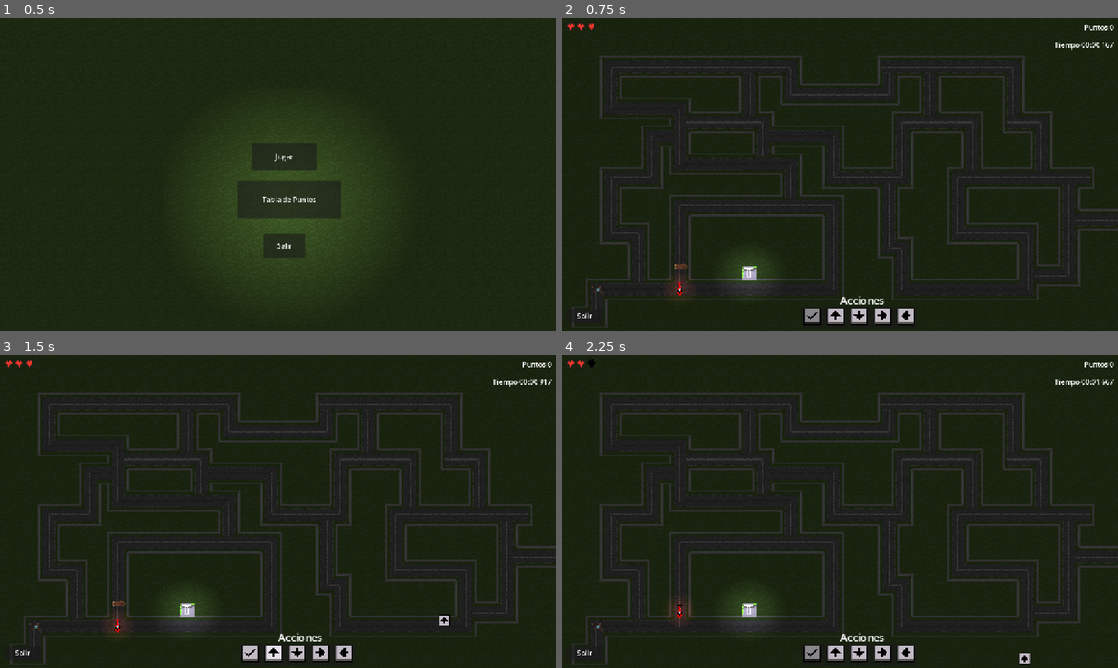
Above: before the commit, frames 1-4 (two rows, left to right).
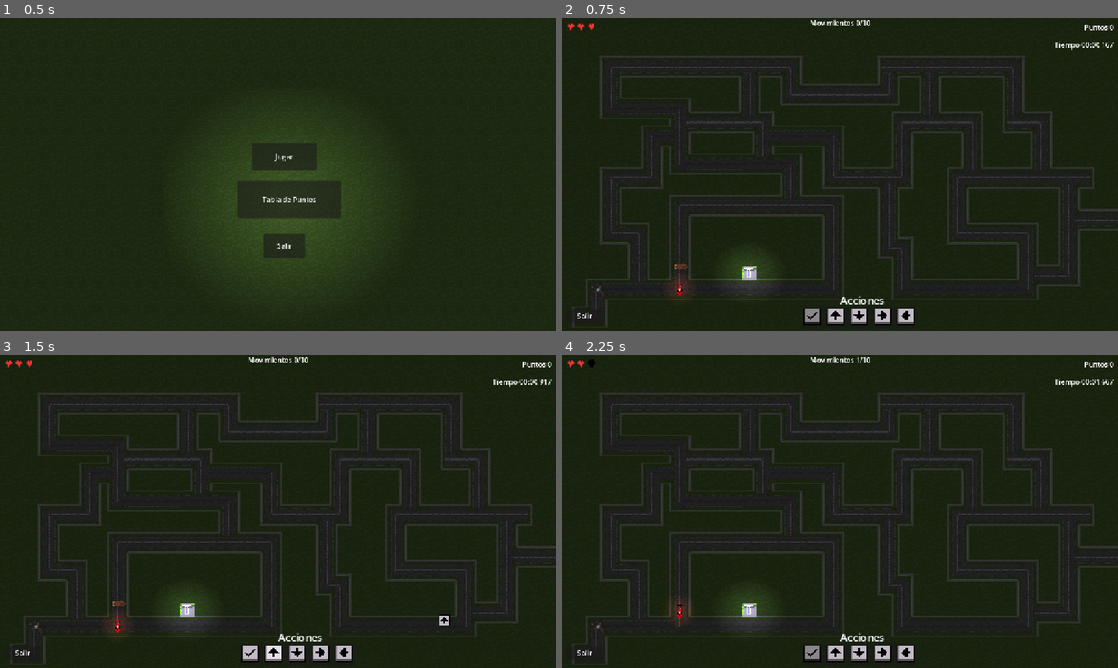
Above: after the commit, the same moments.

Repository: FedYou/expo-boom
Game: Godot game, scene res://Gui/main_screen.tscn
The game is run twice, just before and just after one commit, with the same random seed, the same clock (stepped at 60 frames per second) and the same inputs.
Inputs (mouse positions are in pixels of both pictures, inside the frame that each line leads up to):
- Up to frame 1 (0.5 s): no input
- Up to frame 2 (0.75 s): click "Jugar" at 0.5 s
- Up to frame 3 (1.5 s): click (272, 655) at 1.25 s
- Up to frame 4 (2.25 s): click (812, 655) at 2 s

Frame 1 is identical in both runs. In frame 2, 0.1% of the frame differs, in the area x 44-56%, y 0-3%; in frame 3, 0.1%; in frame 4, 0.2%, in the area x 44-85%, y 0-99%.

Commit message:
Añade sistema de movimietos maximos al player

Diff:
--- a/Businesses/gas_station.gd
+++ b/Businesses/gas_station.gd
@@ -2,6 +2,7 @@
 @onready var raycast: RayCast2D = $RayCast
 
 const POINTS = 50
+const MOVEMENTS = 20
 var was_visited := false
 
 func _physics_process(_delta: float) -> void:
@@ -18,4 +19,5 @@
 			was_visited = true
 			collider.must_wait=true
 
+	collider.add_movements(MOVEMENTS)
 	collider.add_points(POINTS)
--- a/Level/level.gd
+++ b/Level/level.gd
@@ -22,10 +22,17 @@
 	_update_healt_ui()
 	_update_score_ui()
 	_update_time_ui()
+	_update_movements_ui()
+
+	if PLAYER.lost:
+		$HubScreen.hide()
+		$GameOverScreen.show()
+		return
 
 	if !PLAYER.is_alive && !PLAYER.win:
 		$HubScreen.hide()
 		$GameOverScreen.show()
+		return
 
 	if PLAYER.win:
 		$HubScreen.hide()
@@ -105,6 +112,10 @@
 	var time = (Time.get_ticks_msec() - start_time) / 1000.0
 	$HubScreen/MarginTime/Grid/Label.text = "Tiempo " + Global.format_time(time)
 
+func _update_movements_ui():
+	$HubScreen/MarginMovements/Grid/Label.text = "Movimientos " + str(PLAYER.movements_count) + "/" + str(PLAYER.max_movements)
+
+
 func _on_up_pressed() -> void:
 	pending_moves.push_back(PLAYER.DIRECTION.UP)
 	_refresh_ui_pending_moves()
@@ -125,9 +136,7 @@
 	if PLAYER.is_moving:
 		return
 
-	executed_moves.append_array(pending_moves)
-
-	PLAYER.execute_pending_moves(pending_moves.duplicate())
+	PLAYER.execute_pending_moves(pending_moves.duplicate(), executed_moves)
 	pending_moves.clear()
 
 	_refresh_ui_move_lists()
--- a/Level/level.tscn
+++ b/Level/level.tscn
@@ -293,6 +293,22 @@
 layout_mode = 2
 text = "Tiempo 0s"
 
+[node name="MarginMovements" type="MarginContainer" parent="HubScreen" unique_id=775514554]
+anchors_preset = 5
+anchor_left = 0.5
+anchor_right = 0.5
+offset_left = -65.0
+offset_right = 65.0
+offset_bottom = 40.0
+grow_horizontal = 2
+
+[node name="Grid" type="GridContainer" parent="HubScreen/MarginMovements" unique_id=1459360557]
+layout_mode = 2
+
+[node name="Label" type="Label" parent="HubScreen/MarginMovements/Grid" unique_id=528682237]
+layout_mode = 2
+text = "Movimientos 0/0"
+
 [node name="GameOverScreen" type="CanvasLayer" parent="." unique_id=1318678948]
 visible = false
 
--- a/Player/player.gd
+++ b/Player/player.gd
@@ -9,6 +9,7 @@
 }
 
 @export var max_healt = 3
+@export var max_movements = 10
 @export var direction: DIRECTION
 @onready var SPRITE = $Sprite
 
@@ -25,6 +26,8 @@
 var is_alive := true
 var must_wait:= false
 var win := false
+var lost :=false
+var movements_count : int = 0
 
 func _ready() -> void:
 	_update_positions()
@@ -35,13 +38,16 @@
 		must_wait = false
 
 
-func execute_pending_moves(pending_moves: Array[DIRECTION]) -> void:
-	if win || is_moving || !is_alive || must_wait:
+func execute_pending_moves(pending_moves: Array[DIRECTION], executed_moves: Array[DIRECTION]) -> void:
+	if lost|| win || is_moving || !is_alive || must_wait:
 		return
 	is_moving = true
 
 
 	for index in range(pending_moves.size()):
+		if win || lost:
+			break
+
 		var move = pending_moves[index]
 		direction = move
 
@@ -167,8 +173,17 @@
 			move_and_slide()
 
 		velocity = Vector2.ZERO       # el player SE DETIENE
+
+		movements_count+=1
+		executed_moves.push_back(move)
+
+		if movements_count >= max_movements && !win:
+			lost = true
+			break
 	is_moving = false
 
+func add_movements(movements: int) -> void:
+	max_movements += randi_range(movements/2, movements)
 
 func add_points(points: int) -> void:
 	score += randi_range(1, points)
